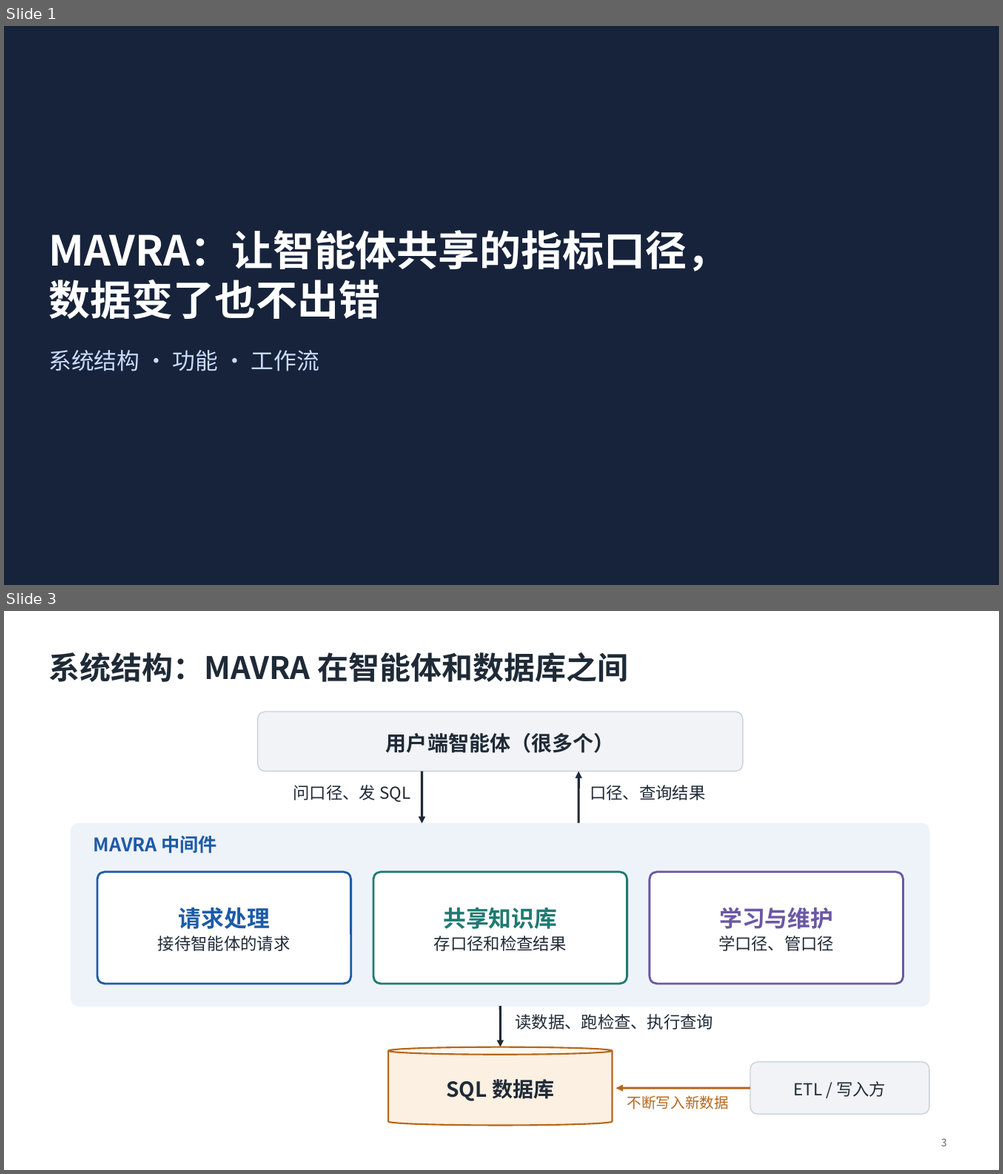
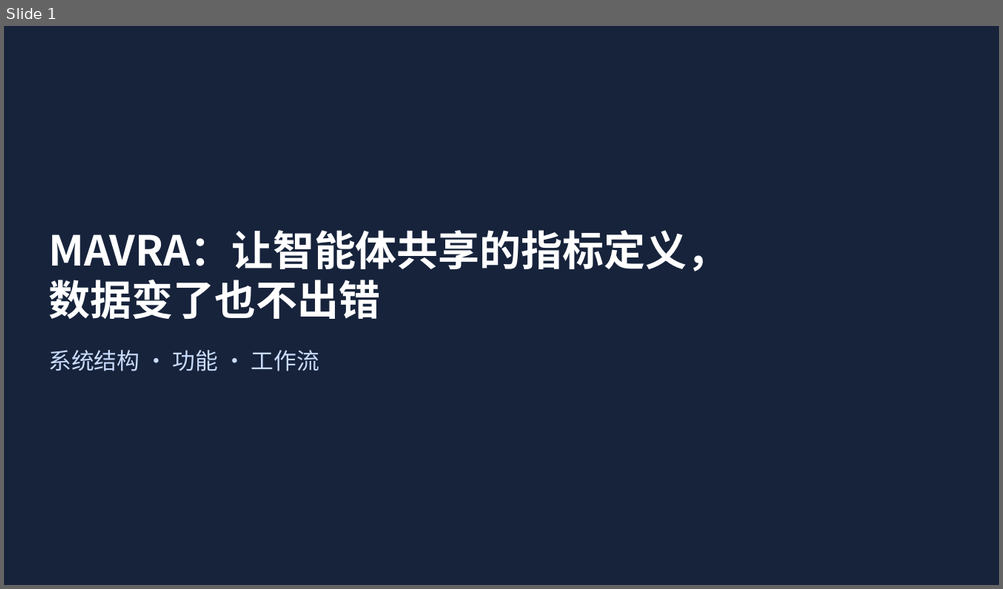
Before and after one commit to mmmttt000045/agent4db-adapter, a slide deck: docs/mavra-system.pptx. Shown one above the other, each under a label of ours: slides 1 and 3 before the commit, slide 1 after it; the slides between them are not shown. The pictures are 1003x1174 and 1003x589 pixels, drawn with LibreOffice and Linux fonts; fonts in the diff are those of the drawing. Boxes give left, top, right and bottom in pixels: in the first picture for what was removed or moved away, otherwise in the second. Text is boxed around its words. In the diff, an @@ line names an element or a change of style, - is before the commit and + after.

```diff
--- a/docs/mavra-system.pptx
+++ b/docs/mavra-system.pptx
@@ slide 3 removed at box(4, 611, 999, 1170), background #FFFFFF @@
@@ title removed at box(48, 652, 628, 682) @@
-系统结构：MAVRA 在智能体和数据库之间
@@ rounded rectangle removed at box(258, 712, 743, 772) @@
-用户端智能体（很多个）
@@ text removed at box(293, 785, 410, 802) @@
-问口径、发 SQL
@@ arrow removed from (422, 772) to (422, 823) @@
@@ arrow removed from (578, 823) to (578, 772) @@
@@ text removed at box(589, 785, 705, 800) @@
-口径、查询结果
@@ rounded rectangle removed at box(71, 823, 929, 1006) @@
@@ text removed at box(94, 835, 218, 854) @@
-MAVRA 中间件
@@ rounded rectangle removed at box(97, 872, 351, 984) @@
-请求处理
-接待智能体的请求
@@ rounded rectangle removed at box(373, 872, 627, 984) @@
-共享知识库
-存口径和检查结果
@@ rounded rectangle removed at box(649, 872, 903, 984) @@
-学习与维护
-学口径、管口径
@@ arrow removed from (500, 1006) to (500, 1048) @@
@@ text removed at box(515, 1014, 713, 1030) @@
-读数据、跑检查、执行查询
@@ cylinder removed at box(388, 1048, 612, 1126) @@
-SQL 数据库
@@ rounded rectangle removed at box(750, 1062, 929, 1115) @@
-ETL / 写入方
@@ arrow removed from (750, 1088) to (616, 1088) @@
@@ text removed at box(627, 1096, 728, 1110) @@
-不断写入新数据
@@ page number removed at box(941, 1139, 947, 1147) @@
-3
@@ slide 1 changed as well @@
@@ title at box(48, 230, 728, 272): text changed @@
-MAVRA：让智能体共享的指标口径，
+MAVRA：让智能体共享的指标定义，
```
Also in this commit, not shown: 1 other slide changed, 4 slides added, 7 other slides removed, 21 other files.
